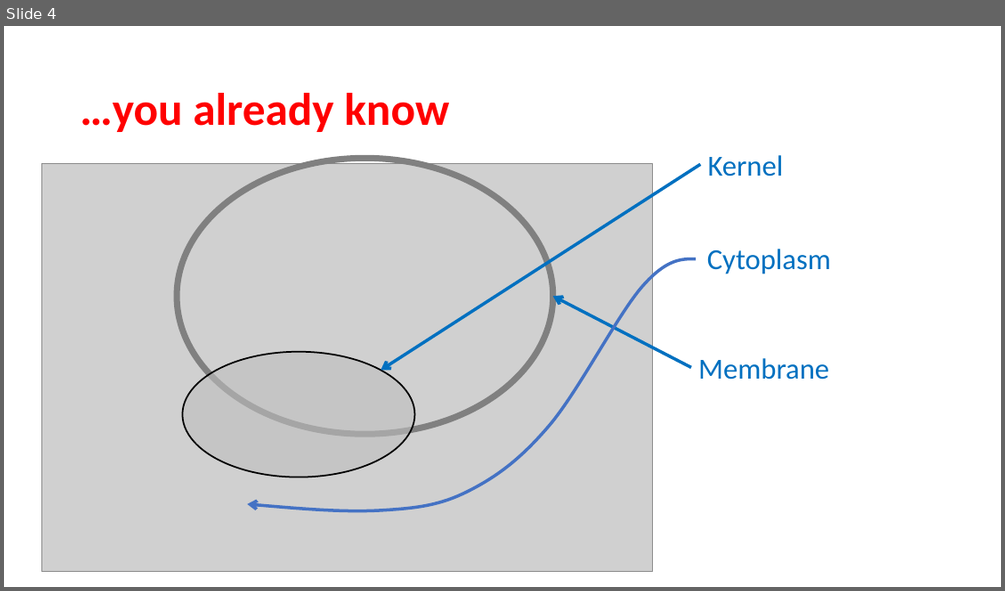
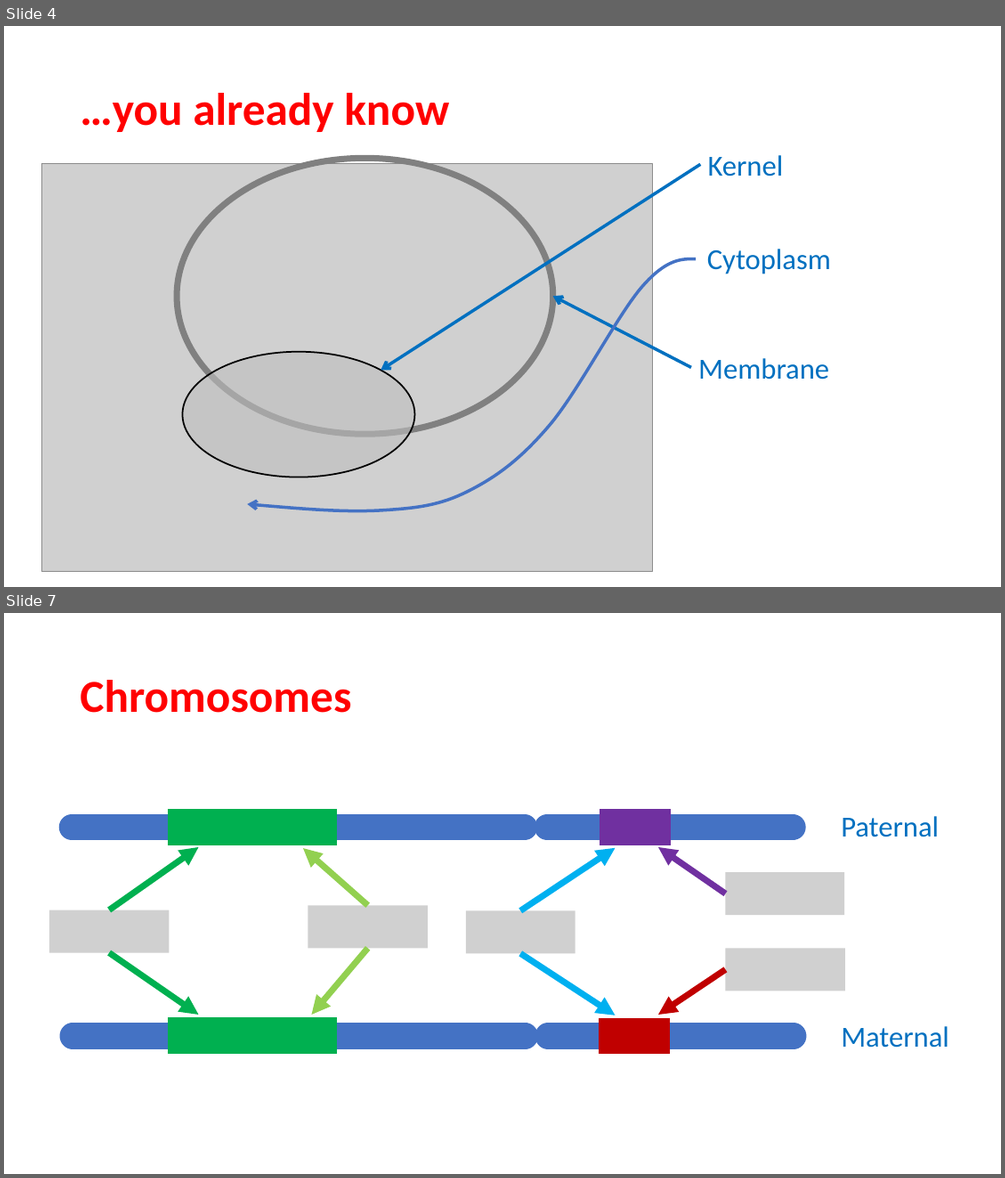
Before and after one commit to pauldubois98/PanicNightWorkshop, a slide deck: SolvingNimsGame.pptx. Shown one above the other, each under a label of ours: slide 4 before the commit, slides 4 and 7 after it; the slides between them are not shown. The pictures are 1005x591 and 1005x1178 pixels, drawn with LibreOffice and Linux fonts; fonts in the diff are those of the drawing; grey boxes stand for pictures. Boxes give left, top, right and bottom in pixels: in the first picture for what was removed or moved away, otherwise in the second. Text is boxed around its words. In the diff, an @@ line names an element or a change of style, - is before the commit and + after.

Commit message:
chromosomes & genes + human example

```diff
--- a/SolvingNimsGame.pptx
+++ b/SolvingNimsGame.pptx
@@ slide 7 added at bbox=[4, 613, 1001, 1174], background #FFFFFF @@
@@ title added at bbox=[80, 680, 351, 713], 44 pt, text #FF0000, bold @@
+Chromosomes
@@ text added at bbox=[841, 816, 938, 837], 28 pt, text #0070C0 @@
+Paternal
@@ line added from (525, 827) to (72, 827), #4472C4 25 pt @@
@@ arrow added from (109, 910) to (198, 847), #00B050 6 pt @@
@@ line added from (186, 827) to (319, 827), #00B050 35 pt @@
@@ arrow added from (368, 906) to (303, 848), #92D050 6 pt @@
@@ arrow added from (521, 910) to (615, 848), #00B0F0 6 pt @@
@@ line added from (793, 827) to (548, 827), #4472C4 25 pt @@
@@ line added from (617, 827) to (652, 827), #7030A0 35 pt @@
@@ arrow added from (726, 893) to (658, 847), #7030A0 6 pt @@
@@ picture added at bbox=[726, 873, 844, 915] @@
@@ picture added at bbox=[308, 906, 428, 948] @@
@@ picture added at bbox=[49, 910, 170, 952] @@
@@ picture added at bbox=[466, 910, 575, 953] @@
@@ arrow added from (109, 952) to (198, 1014), #00B050 6 pt @@
@@ arrow added from (368, 948) to (311, 1014), #92D050 6 pt @@
@@ arrow added from (521, 953) to (615, 1015), #00B0F0 6 pt @@
@@ picture added at bbox=[726, 948, 845, 990] @@
@@ arrow added from (726, 970) to (658, 1014), #C00000 6 pt @@
@@ line added from (526, 1036) to (73, 1036), #4472C4 25 pt @@
@@ line added from (186, 1036) to (319, 1036), #00B050 35 pt @@
@@ line added from (793, 1036) to (549, 1036), #4472C4 25 pt @@
@@ line added from (617, 1037) to (652, 1037), #C00000 35 pt @@
@@ text added at bbox=[841, 1026, 949, 1047], 28 pt, text #0070C0 @@
+Maternal
```
Also in this commit, not shown: 3 other slides added.
